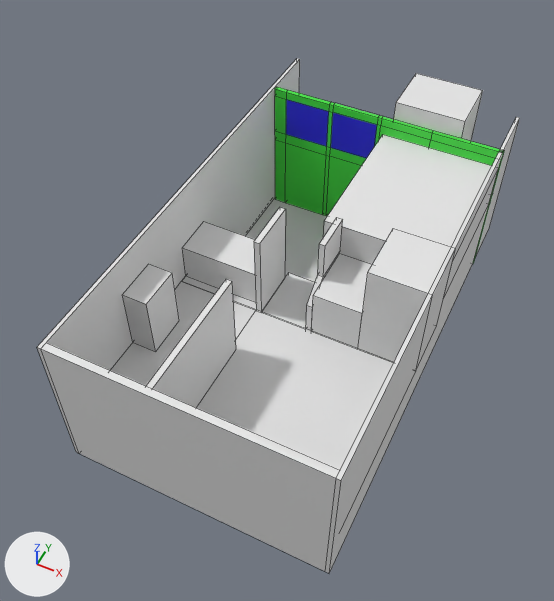
The Blender file Blender/house.blend as it was, and as the next commit left it.
Camera for both pictures: a 50 mm lens placed at (13.7, -29.1, 25.1), pointed at (4.8, -11.3, 2.8). The axes (+X, +Y, +Z) are drawn at lower left. The lights are the same throughout. Mesh edges are drawn as thin lines.

Names of what the first picture shows: 'Back Wall', 'Balcony', 'Bedroom Closet Colum', 'Bedroom Stairs', 'Chimney Wall', 'Fridge', 'Kitchen Balcony', 'Kitchen Floor', 'Kitchen Wall', 'Left Wall', 'Patio Door Wall', 'Right Wall', 'Stairs'.
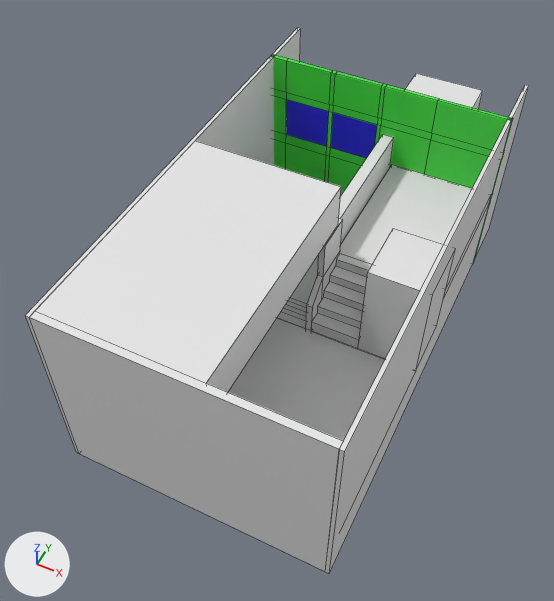
Commit message: add stairs and kitchen ceiling

Patch to the scene script:
```diff
--- a/Blender/house.blend.py
+++ b/Blender/house.blend.py
@@ me_cube_001 @@
-me_cube_001.from_pydata(...)  # 80 vertices, 78 faces; spans x -1.03..9.1, y -1.0..-0.81, z -0.06..6.22
+me_cube_001.from_pydata(...)  # 96 vertices, 94 faces; spans x -1.24..9.1, y -1.0..-0.81, z -0.06..7.74
+# me_cube_001 part 1
+# 7 faces are deleted
+# 10 vertices in x -1.03, y -1.0..-0.81, z -0.06..6.22 move by (-0.21, 0.0, 0.0)
+# 16 new vertices lie (0.0, 0.0, 1.52) away from vertices in x -1.03..9.1, y -1.0..-0.81, z 6.22
+# 23 new faces join them, mat_material_001 (green #40e740)
 me_cube_001.materials.append(mat_material_001)
@@ me_cube_002 @@
 me_cube_002.from_pydata(...)  # 8 vertices, 6 faces; spans x -0.7..-0.6, y -13.2..5.6, z -0.1..6.2
+# me_cube_002 part 2: the whole mesh is scaled about the mesh origin by (1, 1, 1.24)
@@ me_cube_015 @@
-me_cube_015.from_pydata(...)  # 8 vertices, 6 faces; spans x -0.76..1.18, y -1.0..1.46, z -1.0..1.08
+me_cube_015.from_pydata(...)  # 24 vertices, 14 faces; spans x -0.76..1.18, y -1.0..0.77, z -1.0..1.08
+# me_cube_015 part 3
+# 4 vertices are removed from x -0.76..1.18, y 1.46, z -1.0..1.08
+# 5 faces are deleted
+# 10 vertices are added at x -0.76, y -0.73..0.77, z -1.0..1.08
+# 10 new vertices lie (1.94, 0.0, 0.0) away from vertices in x -0.76, y -0.73..0.77, z -1.0..1.08
+# 13 new faces join them
@@ me_cube_012 @@
 me_cube_012.from_pydata(...)  # 8 vertices, 6 faces; spans x -0.7..-0.6, y -13.2..5.6, z -0.1..6.2
+# me_cube_012 part 4: the whole mesh is scaled about the mesh origin by (1, 1, 1.24)
@@ me_cube_007 @@
-me_cube_007.from_pydata(...)  # 8 vertices, 6 faces; spans x -0.76..1.18, y -1.0..1.46, z -1.0..1.08
+me_cube_007.from_pydata(...)  # 24 vertices, 14 faces; spans x -0.76..1.18, y -1.0..0.75, z -1.0..1.08
+# me_cube_007 part 5
+# 6 vertices are removed from x -0.76..1.18, y -1.0..1.46, z -1.0..1.08
+# 6 faces are deleted
+# 11 vertices are added at x -0.76, y -1.0..0.75, z -1.0..1.08
+# 11 new vertices lie (1.94, 0.0, 0.0) away from vertices in x -0.76, y -1.0..0.75, z -1.0..1.08
+# 14 new faces join them
@@ me_cube_016 @@
 me_cube_016.from_pydata(...)  # 8 vertices, 6 faces; spans x -1.35..8.67, y 0.73..1.0, z -1.37..4.91
+# me_cube_016 part 6: the whole mesh is scaled about its middle by (1, 1, 1.24), then moved by (0.0, 0.0, 0.76)
@@ ob_balcony @@
-ob_balcony = bpy.data.objects.new('Balcony', me_cube)
@@ ob_stairs @@
 ob_stairs = bpy.data.objects.new('Stairs', me_cube_015)
-ob_stairs.location = (4.95, -10.45, 0.94)
+ob_stairs.location = (4.95, -10.05, 0.94)
+ob_stairs.scale = (1.0, 1.38, 1.0)
@@ ob_bedroom_stairs @@
 ob_bedroom_stairs = bpy.data.objects.new('Bedroom Stairs', me_cube_007)
-ob_bedroom_stairs.location = (7.14, -10.45, 3.02)
+ob_bedroom_stairs.location = (7.14, -10.04, 3.02)
+ob_bedroom_stairs.scale = (1.0, 1.41, 1.0)
@@ ob_kitchen_ceiling @@
+ob_kitchen_ceiling = bpy.data.objects.new('Kitchen Ceiling', me_cube_020)  # a box spanning x -2.97..2.93, y -8.36..1.0, z -1.0..0.78
+ob_kitchen_ceiling.location = (3.44, -10.43, 6.96)
@@ ob_bedroom_balcony @@
+ob_bedroom_balcony = bpy.data.objects.new('Bedroom Balcony', me_cube_019)  # a box spanning x -3.23..-2.74, y -2.53..3.5, z 0.0..1.95
+ob_bedroom_balcony.location = (8.88, -6.45, 3.54)
@@ ob_bedroom_floor @@
+ob_bedroom_floor = bpy.data.objects.new('Bedroom Floor', me_cube_018)  # a box spanning x -2.66..1.76, y -2.53..3.5, z 0.0..0.55
+ob_bedroom_floor.location = (8.88, -6.45, 3.54)
```

Pixel boxes [x1, y1, x2, y2] of what changed, in the pictures (554 x 601 px):
'Kitchen Ceiling', added
    after: [35, 141, 341, 392]
'Back Wall', mesh rescaled (14% taller)
    before: [41, 343, 340, 571]
    after: [29, 311, 343, 571]
'Patio Door Wall', reshaped (18% taller)
    before: [275, 87, 504, 263]
    after: [271, 55, 513, 263]
'Left Wall', mesh rescaled (8% taller)
    before: [37, 59, 300, 453]
    after: [25, 28, 301, 453]
'Right Wall', mesh rescaled (7% taller)
    before: [325, 117, 520, 573]
    after: [325, 85, 529, 573]
'Balcony', deleted
    before: [323, 135, 498, 299]
'Bedroom Floor', added
    after: [340, 165, 491, 299]
'Bedroom Stairs', reshaped, moved, rescaled
    both: [311, 254, 372, 349]
'Bedroom Balcony', added
    after: [339, 135, 394, 244]
'Stairs', reshaped, moved, rescaled
    before: [262, 272, 315, 329]
    after: [277, 297, 307, 329]
part 1 of me_cube_001, built on
    before: [275, 87, 504, 202]
    after: [271, 55, 513, 169]
'Kitchen Wall', unchanged, covered by the edit
    before: [146, 279, 236, 408]
'Chimney Wall', unchanged, covered by the edit
    before: [394, 73, 483, 141]
    after: [405, 73, 483, 109]
'Kitchen Balcony', unchanged, covered by the edit
    before: [182, 222, 256, 302]
'Fridge', unchanged, covered by the edit
    before: [122, 264, 179, 352]
